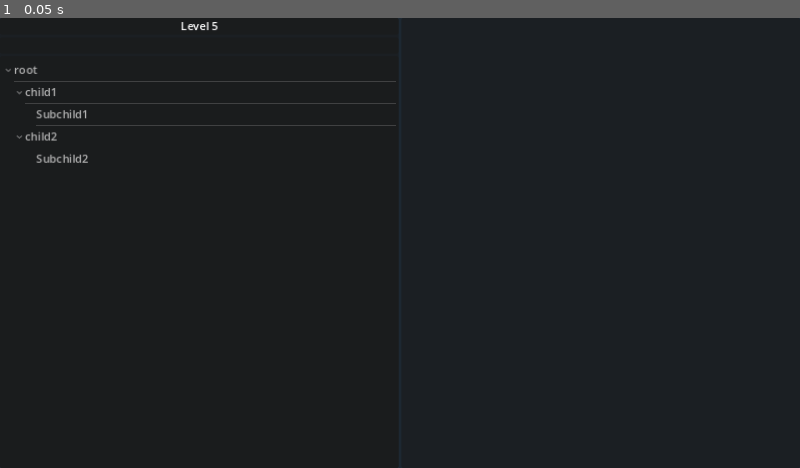
Above: before the commit, frame 1.
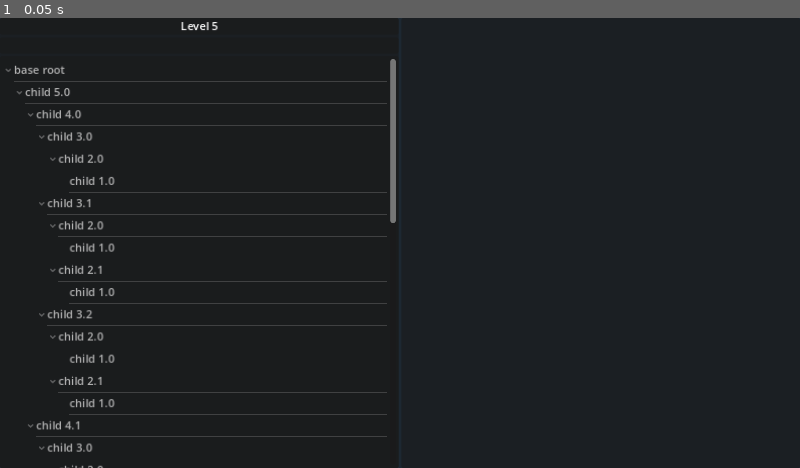
Above: after the commit, the same moment.

Repository: WoodyPython/Folder-Opener
Game: Godot game, scene res://main.tscn
The game is run twice, just before and just after one commit, with the same random seed, the same clock (stepped at 60 frames per second) and the same inputs.
Inputs:
- Up to frame 1 (0.05 s): no input

The runs differ from the first frame. In frame 1, 2.2% of the frame differs, in the area x 1-50%, y 9-100%.

Commit message:
tree display

Diff:
--- a/FolderTree.gd
+++ b/FolderTree.gd
@@ -3,7 +3,8 @@
 
 # Called when the node enters the scene tree for the first time.
 func _ready():
-	create(1);
+	#create(1);
+	pass
 
 
 # Called every frame. 'delta' is the elapsed time since the previous frame.
@@ -13,16 +14,16 @@
 func create(level):
 
 	var root = self.create_item()
-	root.set_text(0, "root")
+	root.set_text(0, "base root");
+	appendTree(level, root);
 
-	var child1 = self.create_item(root)
-	child1.set_text(0, "child1")
-
-	var child2 = self.create_item(root)
-	child2.set_text(0, "child2")
-
-	var subchild1 = self.create_item(child1)
-	subchild1.set_text(0, "Subchild1")
-
-	var subchild2 = self.create_item(child2)
-	subchild2.set_text(0, "Subchild2")
+func appendTree(level, root):
+	if(level <= 0):
+		return;
+	var rng = RandomNumberGenerator.new();
+	var repeatNum = rng.randi_range(1, level);
+	print(repeatNum);
+	for i in repeatNum:
+		var child = self.create_item(root);
+		child.set_text(0, "child "+str(level)+"."+str(i));
+		appendTree(level-1, child);
--- a/main.gd
+++ b/main.gd
@@ -13,7 +13,7 @@
 func start():
 
 	level = 5;
-	#left_display.tree_create(level);
+	left_display.tree_create(level);
 
 # Called every frame. 'delta' is the elapsed time since the previous frame.
 func _process(delta):
